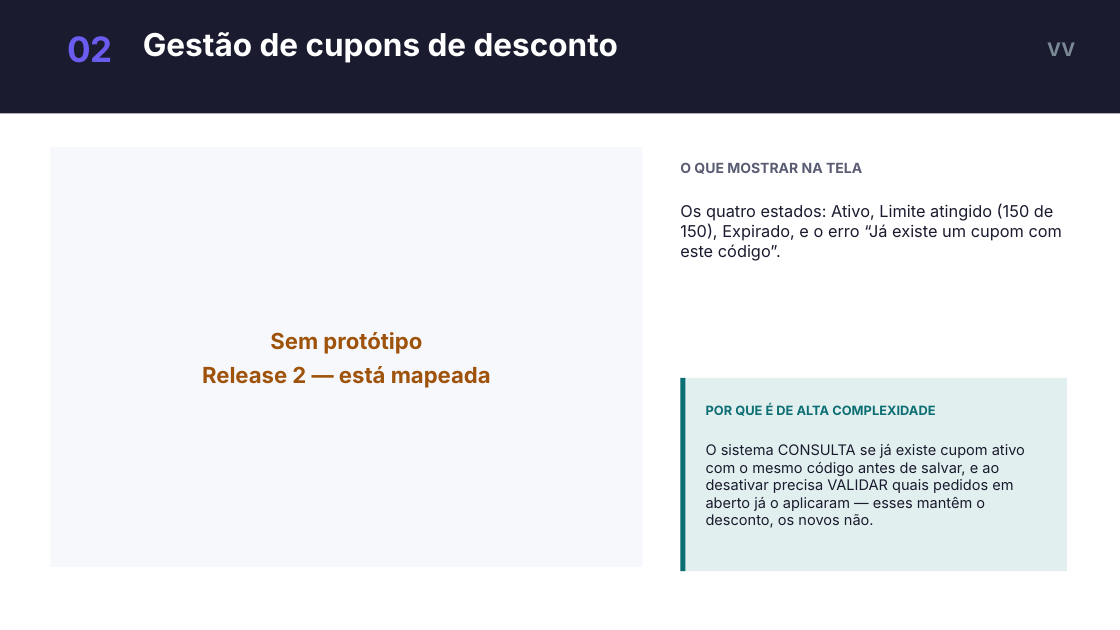
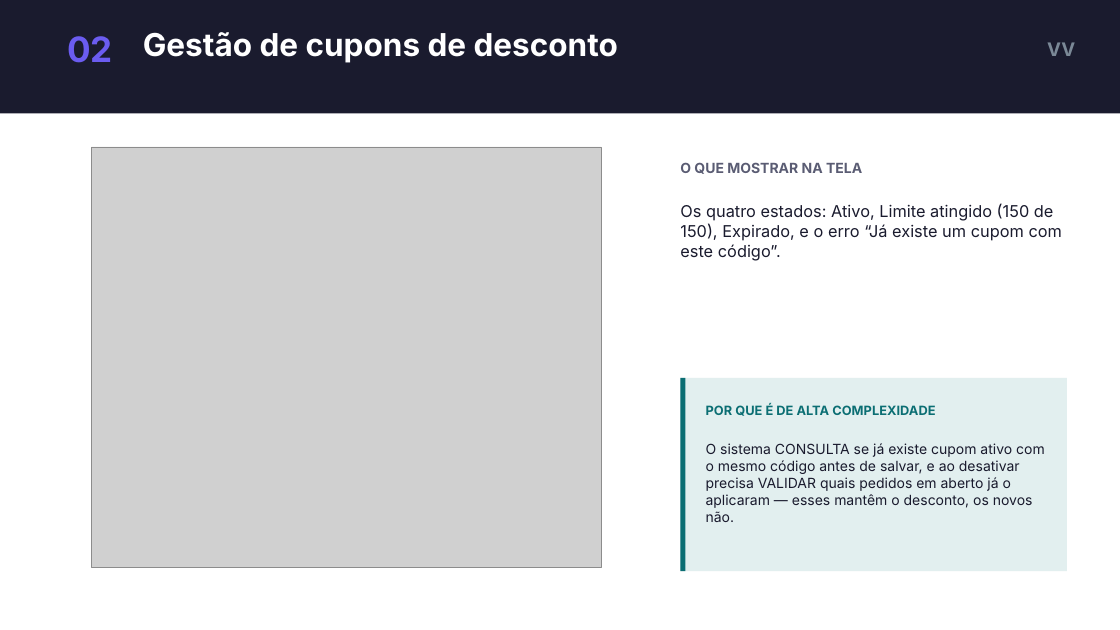
Before and after one commit to dudumalheiros/BilhetePass, a slide deck: slide 6 of docs/slides/BilhetePass-apresentacao.pptx. Drawn at 1120x630 pixels with LibreOffice and Linux fonts; fonts in the diff are those of the drawing; grey boxes stand for pictures. Boxes give left, top, right and bottom in pixels: in the first picture for what was removed or moved away, otherwise in the second. Text is boxed around its words. In the diff, an @@ line names an element or a change of style, - is before the commit and + after.

```diff
--- a/docs/slides/BilhetePass-apresentacao.pptx
+++ b/docs/slides/BilhetePass-apresentacao.pptx
@@ rectangle removed at (50,147,643,567) @@
@@ picture added at (92,147,602,567) @@
@@ text removed at (202,332,491,388) @@
-Sem protótipo
-Release 2 — está mapeada
@@ text "O sistema CONSULTA se já ..." at (706,443,1045,522): size 12.5 to 12 pt @@
```
Also in this commit, not shown: 9 other slides changed, 3 other files.
